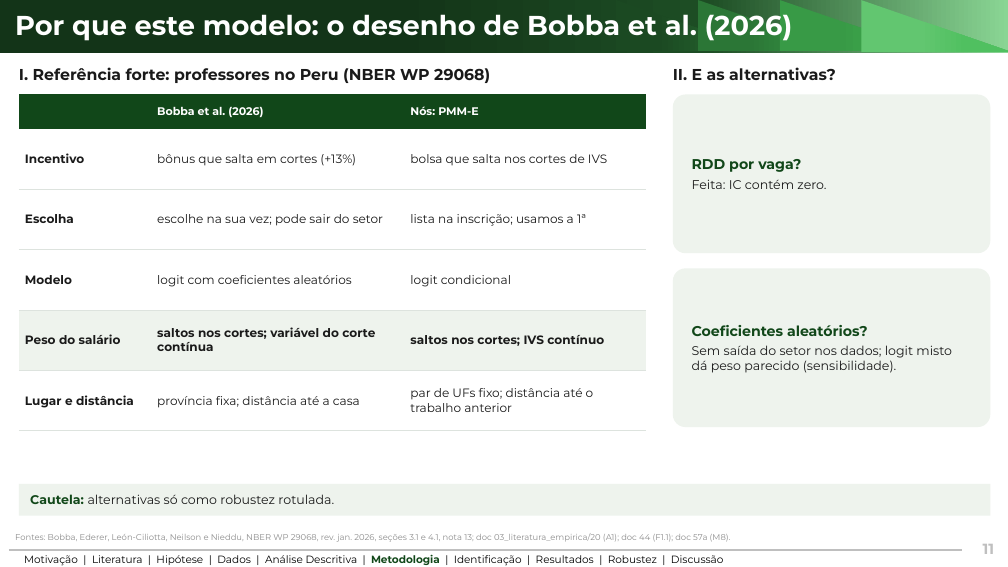
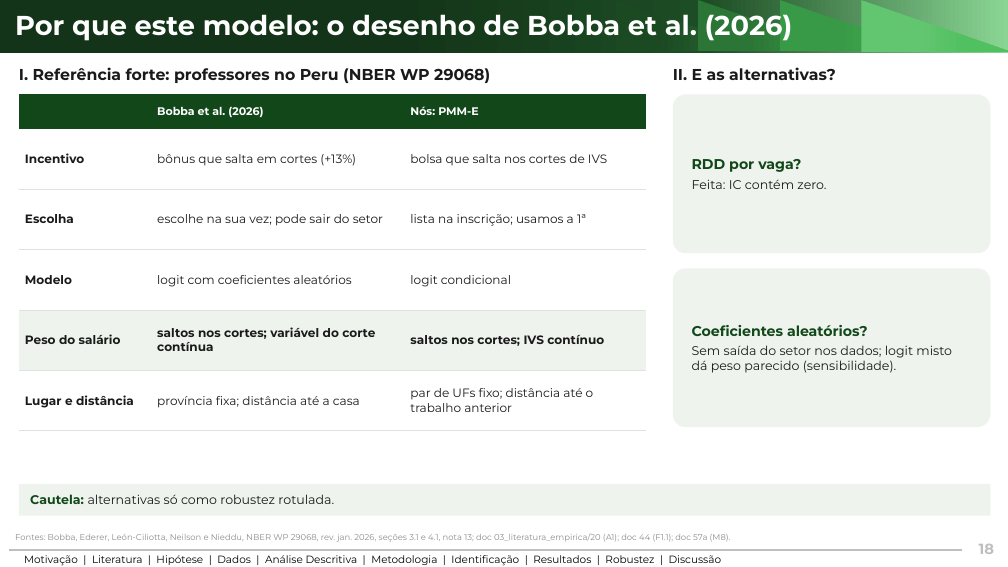
Before and after one commit to ka1victor/impact-eval-health-econ-pmme, a slide deck: slide 18 of output/apresentacao_banca_final/deck_banca_final.pptx (slide 11 before the commit). Drawn at 1008x567 pixels with LibreOffice and Linux fonts; fonts in the diff are those of the drawing; background and template pictures are left out. Boxes give left, top, right and bottom in pixels: in the first picture for what was removed or moved away, otherwise in the second. Text is boxed around its words. In the diff, an @@ line names an element or a change of style, - is before the commit and + after.

```diff
--- a/output/apresentacao_banca_final/deck_banca_final.pptx
+++ b/output/apresentacao_banca_final/deck_banca_final.pptx
@@ text "Motivação | Literatura | Hipótese ..." at <box>24,555,722,565</box>: text colour #114719 to #000000, bold off in "Metodologia" @@
@@ text at <box>979,544,994,554</box>: text changed @@
-11
+18
```
Also in this commit, not shown: 16 other slides changed, 2 slides removed, 7 other files.
